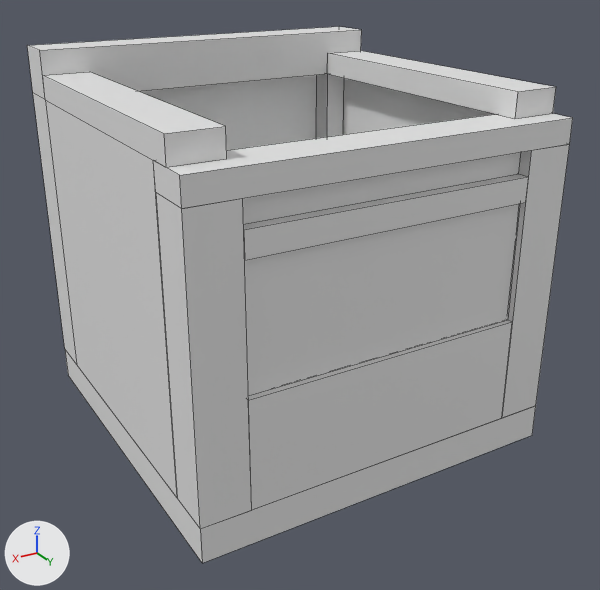
Renders of the OBJ model src/main/resources/assets/dimensionalfluxminer/models/block/dimensional_crusher/geometry/body_active.obj from each side of a commit.
Camera for both pictures: a camera (50 mm lens) standing at (1.563, 1.356, 1.265) and looking at (0.491, -0.43, 0.371). Arrows for +X, +Y and +Z are at lower left; the lights stay in place. The first picture is the older version. Mesh edges are drawn as thin lines. Materials are left out; every surface is plain grey. Where no turn or scale is listed for an object, it has been applied to the vertices. Vertices at exactly the same position are counted once.

In view in the first picture: 'body_active'.
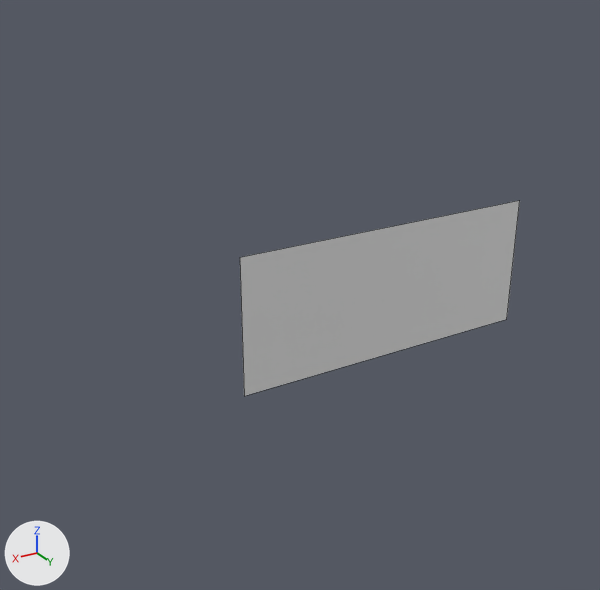
The change, as a diff of the scene's bpy script:
```diff
--- a/src/main/resources/assets/dimensionalfluxminer/models/block/dimensional_crusher/geometry/body_active.obj.py
+++ b/src/main/resources/assets/dimensionalfluxminer/models/block/dimensional_crusher/geometry/body_active.obj.py
@@ me_body_active @@
 # used by ob_body_active; location = (0.0, 0.0, 0.0)
-me_body_active.from_pydata(...)  # 114 vertices, 112 faces; spans x 0.0..1.0, y -1.0..0.0, z 0.0..1.0
+me_body_active.from_pydata(...)  # 82 vertices, 1 face; spans x 0.0..1.0, y -1.0..0.0, z 0.0..1.0
+# me_body_active part 1
+# 32 vertices are removed from x 0.0..1.0, y -1.0..0.0, z 0.0..0.875
+# 111 faces are deleted
```

Changed parts and their boxes (x1, y1, x2, y2) in the pictures (600 x 590 px):
'body_active', reshaped: before (27, 27, 573, 563); after (240, 201, 520, 396)
part 1 of me_body_active, deleted: before (27, 27, 573, 563)
